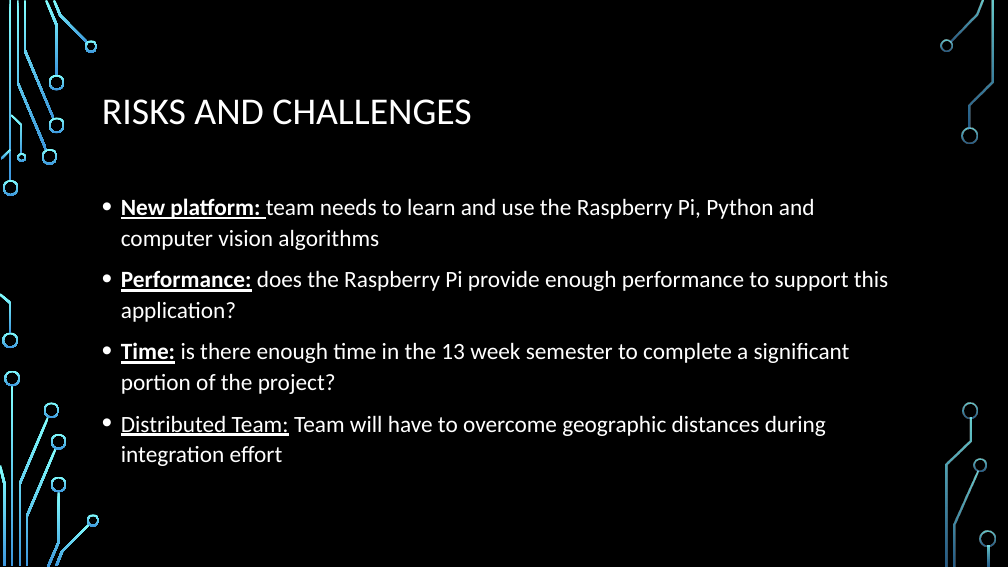
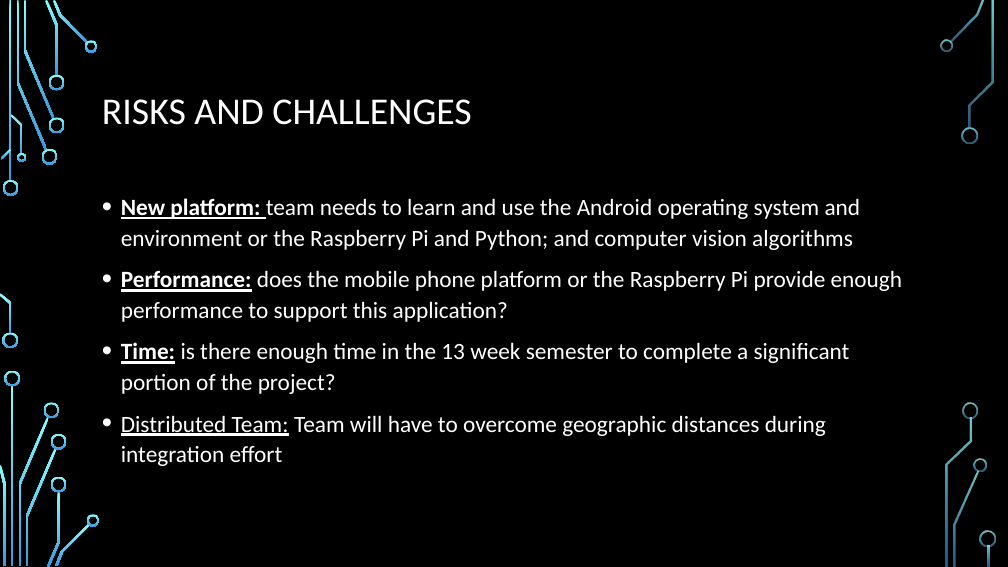
Before and after one commit to Scarabyte/SSW690-Project, a slide deck: slide 10 of docs/Presentations/Computer Vision Driving Aids Project Overview.pptx. Drawn at 1008x567 pixels with LibreOffice and Linux fonts; fonts in the diff are those of the drawing; background and template pictures are left out. Boxes give left, top, right and bottom in pixels: in the first picture for what was removed or moved away, otherwise in the second. Text is boxed around its words. In the diff, an @@ line names an element or a change of style, - is before the commit and + after.

Commit message:
Added system diagram, safety & reliability
Also made some minor changes - included Android as an alternate platform. Added our team name and (hopefully) funny graphic as a conclusion. Completed #2, #6 and #7 tasks.

```diff
--- a/docs/Presentations/Computer Vision Driving Aids Project Overview.pptx
+++ b/docs/Presentations/Computer Vision Driving Aids Project Overview.pptx
@@ text at (121, 198, 903, 322): text changed @@
-• New platform: team needs to learn and use the Raspberry Pi, Python and computer vision algorithms
-• Performance: does the Raspberry Pi provide enough performance to support this application?
+• New platform: team needs to learn and use the Android operating system and environment or the Raspberry Pi and Python; and computer vision algorithms
+• Performance: does the mobile phone platform or the Raspberry Pi provide enough performance to support this application?
```
Also in this commit, not shown: 3 other slides changed, 2 slides added, 1 slide removed.
